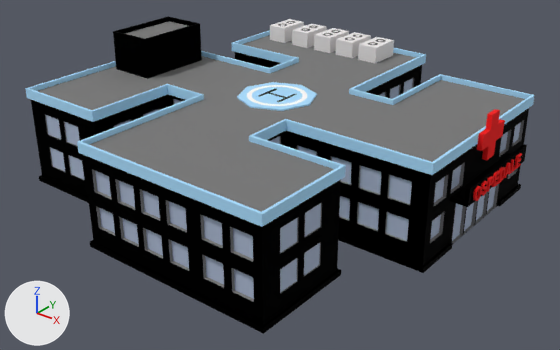
The glTF model public/models/hospital.glb, before and after one commit.
One viewpoint serves both versions: a 50 mm camera at (25.29, -19.08, 12.71) aimed at (7.89, 2.67, -0.77). The lights are fixed; the arrows at lower left show +X, +Y and +Z. The older version comes first. Where no turn or scale is listed for an object, it has been applied to the vertices.

The scene before the commit, as lines of its bpy script (objects in view):
```python
mat_material_4 = principled_material('Material_4')
mat_material_4.base_color = (0.0, 0.0, 0.0)  # black #000000
mat_material_4.metallic = 1.0
mat_material_4.roughness = 1.0
me_mesh_144 = bpy.data.meshes.new('Mesh_144')
me_mesh_144.from_pydata(...)  # 118 vertices, 210 faces; spans x -0.46..1.52, y 1.75..5.0, z 2.13..3.81
me_mesh_144.materials.append(mat_material_4)  # black #000000
me_mesh_145 = bpy.data.meshes.new('Mesh_145')
me_mesh_145.from_pydata(...)  # 3411 vertices, 5368 faces; spans x -0.9..15.7, y -4.6..11.5, z -1.7..1.9
me_mesh_145.materials.append(mat_material_4)  # black #000000
me_mesh_22 = bpy.data.meshes.new('Mesh_22')
me_mesh_22.from_pydata(...)  # 210 vertices, 366 faces; spans x 1.82..2.72, y 9.47..11.0, z 2.0..2.85
me_mesh_22.materials.append(mat_gesso__8)  # white #ece9e9
me_mesh_28 = bpy.data.meshes.new('Mesh_28')
me_mesh_28.from_pydata(...)  # 14 vertices, 12 faces; spans x 6.564..7.685, y 2.881..4.002, z 2.192
me_mesh_28.materials.append(mat_material_4)  # black #000000
ob_mesh_144 = bpy.data.objects.new('Mesh_144', me_mesh_144)
ob_mesh_144.location = (0.0, 0.0, 0.0)
ob_mesh_145 = bpy.data.objects.new('Mesh_145', me_mesh_145)
ob_mesh_145.location = (0.0, 0.0, 0.0)
ob_mesh_22 = bpy.data.objects.new('Mesh_22', me_mesh_22)
ob_mesh_22.location = (0.0, 0.0, 0.0)
ob_mesh_28 = bpy.data.objects.new('Mesh_28', me_mesh_28)
ob_mesh_28.location = (0.0, 0.0, 0.0)
# also in view: 'Mesh_2' at (7.39, 10.24, 2.42); 'Mesh_25' at (7.12, 3.44, 2.19); 'Mesh_155' at (13.98, 1.48, 1.0); 'Mesh_260' at (7.12, 3.44, 2.13); 'Mesh_7' at (6.16, 10.24, 2.42)
```
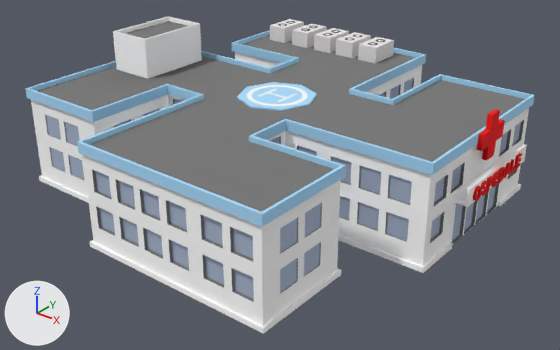
Scene script edits in JSON lines:
```json
{"op": "set", "path": "mat_material_4.base_color", "old": "(0.0, 0.0, 0.0)", "new": "(1.0, 1.0, 1.0)", "note": "black #000000 -> white #ffffff"}
```

Where the change shows, as pixel boxes [x1, y1, x2, y2] in the pictures (560 x 350 px):
```json
{"object": "Mesh_145", "change": "recoloured", "before": [31, 52, 529, 334], "after": [31, 52, 529, 334], "on screen": "black to white"}
{"object": "Mesh_144", "change": "recoloured", "before": [113, 16, 202, 79], "after": [113, 16, 202, 79], "on screen": "black to white"}
{"object": "Mesh_28", "change": "recoloured", "before": [258, 89, 297, 102], "after": [258, 89, 297, 102]}
```
